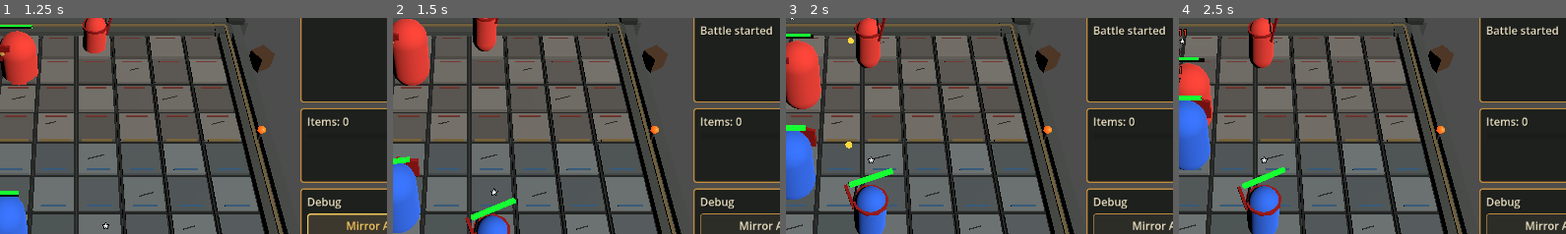
Above: before the commit, frames 1-4 (left to right).
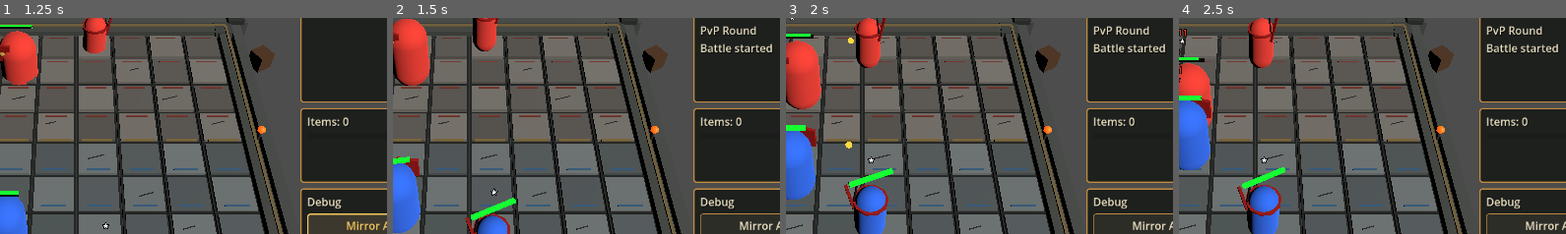
Above: after the commit, the same moments.

Repository: janmgryka-bit/warmarket
Game: Godot game, scene res://scenes/Main.tscn
Same seed, same stepped clock (60 frames per second), same inputs: the game is played once before the commit and once after it.
Inputs:
- Up to frame 1 (1.25 s): click "Mirror Army" at 0.5 s
- Up to frame 2 (1.5 s): click "Start Battle" at 1.25 s
- Up to frame 3 (2 s): no input
- Up to frame 4 (2.5 s): click "Start Battle" at 2 s
The pictures show only the part of the screen within x 40-90%, y 12-61%; the shares and areas given below are measured in that part.

Frame 1 is identical in both runs. In frame 2, 0.9% of the frame differs, in the area x 79-98%, y 3-16%; in frame 3, 0.9%; in frame 4, 0.9%.

Commit message:
Add PvP round flow with neutral rounds

Diff:
--- a/godot_project/war-market/scripts/enemy_wave_database.gd
+++ b/godot_project/war-market/scripts/enemy_wave_database.gd
@@ -1,7 +1,7 @@
 extends Node
 
-# PvE wave generator definitions by round.
-# These temporary PvE waves currently provide the fallback opponent army.
+# Neutral creep wave definitions by round.
+# PvP rounds use ghost/snapshot opponents; these waves are only for economy rounds.
 const WAVES := {
 	1: [
 		{"unit_id": "viking_berserker", "grid_pos": Vector2i(5, 1)}
--- a/godot_project/war-market/scripts/game.gd
+++ b/godot_project/war-market/scripts/game.gd
@@ -570,6 +570,7 @@
 var selected_item_index: int = -1
 var use_snapshot_opponent: bool = false
 var opponent_army_snapshot: Array[Dictionary] = []
+var neutral_reward_item_round: int = 4
 
 # Setup
 func _ready() -> void:
@@ -786,14 +787,40 @@
 func mirror_grid_pos_for_opponent(grid_pos: Vector2i) -> Vector2i:
 	return battle_snapshot.mirror_grid_pos_for_opponent(grid_pos)
 
+func get_round_type(target_round: int) -> String:
+	if target_round == 1 or target_round % 4 == 0:
+		return "neutral"
+	return "pvp"
+
+func is_neutral_round(target_round: int) -> bool:
+	return get_round_type(target_round) == "neutral"
+
 func spawn_opponent_army(round_num: int) -> void:
 	# Opponent army = enemy team units for the current battle.
 	if use_snapshot_opponent and not opponent_army_snapshot.is_empty():
 		spawn_opponent_army_from_snapshot(opponent_army_snapshot)
 		return
 
-	# For now, the PvE wave generator is the fallback temporary source of that army.
-	spawn_enemy_wave(round_num)
+	if is_neutral_round(round_num):
+		spawn_enemy_wave(round_num)
+		return
+
+	spawn_opponent_army_from_snapshot(create_generated_ghost_army_snapshot(round_num))
+
+func create_generated_ghost_army_snapshot(round_num: int) -> Array[Dictionary]:
+	var snapshot := create_player_army_snapshot()
+	if not snapshot.is_empty():
+		return snapshot
+
+	var fallback_units := [
+		{"unit_id": "roman_legionary", "grid_pos": Vector2i(2, 6), "star_level": 1},
+		{"unit_id": "roman_archer", "grid_pos": Vector2i(4, 7), "star_level": 1}
+	]
+	var fallback_count = 1 if round_num < 5 else 2
+	var fallback_snapshot: Array[Dictionary] = []
+	for i in range(fallback_count):
+		fallback_snapshot.append(fallback_units[i].duplicate())
+	return fallback_snapshot
 
 func spawn_opponent_army_from_snapshot(snapshot: Array[Dictionary]) -> void:
 	for entry in snapshot:
@@ -1323,8 +1350,15 @@
 func generate_battle_seed() -> int:
 	return randi()
 
+func get_opponent_source_label() -> String:
+	if use_snapshot_opponent and not opponent_army_snapshot.is_empty():
+		return "pvp_snapshot"
+	if is_neutral_round(round_number):
+		return "neutral"
+	return "pvp_generated_ghost"
+
 func create_battle_payload() -> Dictionary:
-	var opponent_source = "snapshot" if use_snapshot_opponent else "pve_wave"
+	var opponent_source = get_opponent_source_label()
 	var opponent_snapshot = opponent_army_snapshot if use_snapshot_opponent else create_spawned_opponent_army_snapshot()
 	return battle_snapshot.create_battle_payload({
 		"battle_id": current_battle_id,
@@ -1355,6 +1389,7 @@
 
 	print("Battle ", current_battle_id, " seed: ", current_battle_seed)
 	print("Battle payload created")
+	add_event_log("Neutral Round" if get_opponent_source_label() == "neutral" else "PvP Round")
 	add_event_log("Battle started")
 	play_audio_event("start_battle")
 
@@ -1419,7 +1454,7 @@
 		end_round("DRAW")
 
 func create_battle_summary(result_text: String, player_damage_taken: int = 0) -> Dictionary:
-	var opponent_source = "snapshot" if use_snapshot_opponent else "pve_wave"
+	var opponent_source = get_opponent_source_label()
 	var opponent_snapshot = opponent_army_snapshot if use_snapshot_opponent else create_spawned_opponent_army_snapshot()
 	return battle_snapshot.create_battle_summary({
 		"battle_id": current_battle_id,
@@ -1454,6 +1489,23 @@
 func calculate_player_loss_damage() -> int:
 	return get_round_loss_damage(round_number) + get_surviving_opponent_unit_damage()
 
+func get_neutral_reward_gold(target_round: int) -> int:
+	if target_round >= 8:
+		return 4
+	if target_round >= 4:
+		return 3
+	return 2
+
+func grant_neutral_round_reward() -> void:
+	var reward_gold := get_neutral_reward_gold(round_number)
+	player_gold += reward_gold
+	update_gold_label()
+	add_event_log("Neutral reward: +%dg" % reward_gold)
+	if round_number >= neutral_reward_item_round:
+		var item_id = grant_random_item()
+		if item_id != "":
+			add_event_log("Neutral reward item: %s" % get_item_name(item_id))
+
 func record_battle_summary(summary: Dictionary) -> void:
 	battle_history.append(summary)
 	while battle_history.size() > max_battle_history_entries:
@@ -1500,6 +1552,8 @@
 	var player_damage_taken := 0
 	if result_text == "ENEMY WINS":
 		player_damage_taken = calculate_player_loss_damage()
+	if result_text == "PLAYER WINS" and get_opponent_source_label() == "neutral":
+		grant_neutral_round_reward()
 
 	last_battle_summary = create_battle_summary(result_text, player_damage_taken)
 	record_battle_summary(last_battle_summary)
@@ -1583,7 +1637,6 @@
 	player_gold += round_income + result_bonus + interest + streak_bonus
 	print("Round income: ", round_income, " + bonus: ", result_bonus, " + interest: ", interest, " + streak: ", streak_bonus)
 	add_event_log("Next round: +%dg income, +%dg bonus, +%dg interest, +%dg streak" % [round_income, result_bonus, interest, streak_bonus])
-	grant_random_item()
 
 	last_round_result = ""
 
@@ -2056,16 +2109,17 @@
 func get_item_name(item_id: String) -> String:
 	return item_database.get_item_name(item_id)
 
-func grant_random_item() -> void:
+func grant_random_item() -> String:
 	var item_ids = item_database.get_all_item_ids()
 	if item_ids.is_empty():
-		return
+		return ""
 
 	var item_id = item_ids[randi_range(0, item_ids.size() - 1)]
 	item_inventory.append(item_id)
 	selected_item_index = -1
 	update_item_ui()
 	print("Granted item: ", get_item_name(item_id))
+	return item_id
 
 func update_item_ui() -> void:
 	item_label.text = "Items: %d" % item_inventory.size()
--- a/godot_project/war-market/tests/smoke_test.gd
+++ b/godot_project/war-market/tests/smoke_test.gd
@@ -15,6 +15,10 @@
 	{"name": "Morale default and clamp", "method": "test_morale_default_and_clamp"},
 	{"name": "Morale death events", "method": "test_morale_death_events"},
 	{"name": "Morale combat modifier", "method": "test_morale_combat_modifier"},
+	{"name": "Round type rules", "method": "test_round_type_rules"},
+	{"name": "PvP round opponent path", "method": "test_pvp_round_opponent_path"},
+	{"name": "Neutral round opponent path", "method": "test_neutral_round_opponent_path"},
+	{"name": "Neutral round rewards", "method": "test_neutral_round_rewards"},
 	{"name": "Faction bonuses", "method": "test_faction_bonuses"},
 	{"name": "Role bonuses", "method": "test_role_bonuses"},
 	{"name": "Unit details panel", "method": "test_unit_details_panel"},
@@ -433,6 +437,51 @@
 	unit.set_morale(75.0)
 	assert_true(unit.get_morale_damage_multiplier() > 1.0, "High morale should increase damage output")
 
+func test_round_type_rules() -> void:
+	var game = await load_game()
+	assert_eq(game.get_round_type(1), "neutral", "Round 1 should be neutral")
+	assert_eq(game.get_round_type(4), "neutral", "Round 4 should be neutral")
+	assert_eq(game.get_round_type(8), "neutral", "Round 8 should be neutral")
+	assert_eq(game.get_round_type(2), "pvp", "Round 2 should be PvP")
+	assert_eq(game.get_round_type(3), "pvp", "Round 3 should be PvP")
+	assert_eq(game.get_round_type(5), "pvp", "Round 5 should be PvP")
+	assert_eq(game.get_round_type(6), "pvp", "Round 6 should be PvP")
+	assert_eq(game.get_round_type(7), "pvp", "Round 7 should be PvP")
+
+func test_pvp_round_opponent_path() -> void:
+	var game = await load_game()
+	await clear_enemy_units()
+	game.round_number = 2
+	game.spawn_opponent_army(game.round_number)
+	await process_frame
+
+	var player_snapshot = game.create_player_army_snapshot()
+	assert_true(player_snapshot.size() > 0, "PvP opponent test needs a player army snapshot")
+	assert_eq(count_team_units(1), player_snapshot.size(), "PvP round should generate one ghost opponent per player snapshot unit")
+
+func test_neutral_round_opponent_path() -> void:
+	var game = await load_game()
+	await clear_enemy_units()
+	game.round_number = 4
+	game.spawn_opponent_army(game.round_number)
+	await process_frame
+
+	assert_true(count_team_units(1) > 0, "Neutral round should spawn neutral enemies")
+	assert_eq(game.get_opponent_source_label(), "neutral", "Neutral round should label opponent source as neutral")
+
+func test_neutral_round_rewards() -> void:
+	var game = await load_game()
+	game.round_number = 4
+	var gold_before = game.player_gold
+	var items_before = game.item_inventory.size()
+
+	game.end_round("PLAYER WINS")
+
+	assert_eq(game.player_gold, gold_before + game.get_neutral_reward_gold(4), "Neutral win should grant neutral reward gold immediately")
+	assert_eq(game.item_inventory.size(), items_before + 1, "Round 4 neutral win should grant an item")
+	assert_true(event_log_contains_prefix(game, "Neutral reward: +"), "Neutral gold reward should be logged")
+	assert_true(event_log_contains_prefix(game, "Neutral reward item:"), "Neutral item reward should be logged")
+
 func test_faction_bonuses() -> void:
 	var game = await setup_roster_for_test([
 		{"unit_id": "roman_legionary", "grid_pos": Vector2i(2, 6), "star_level": 1},
